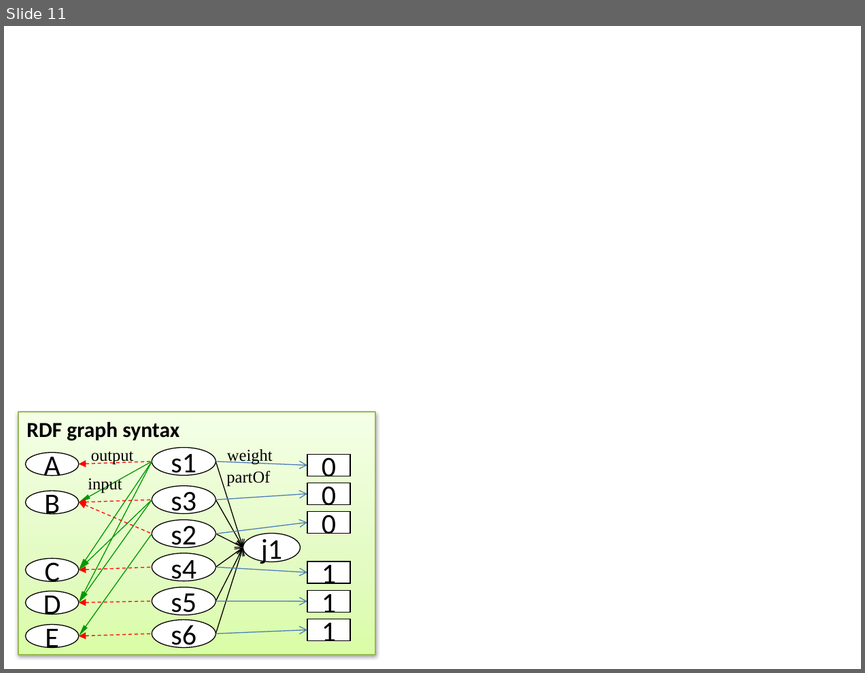
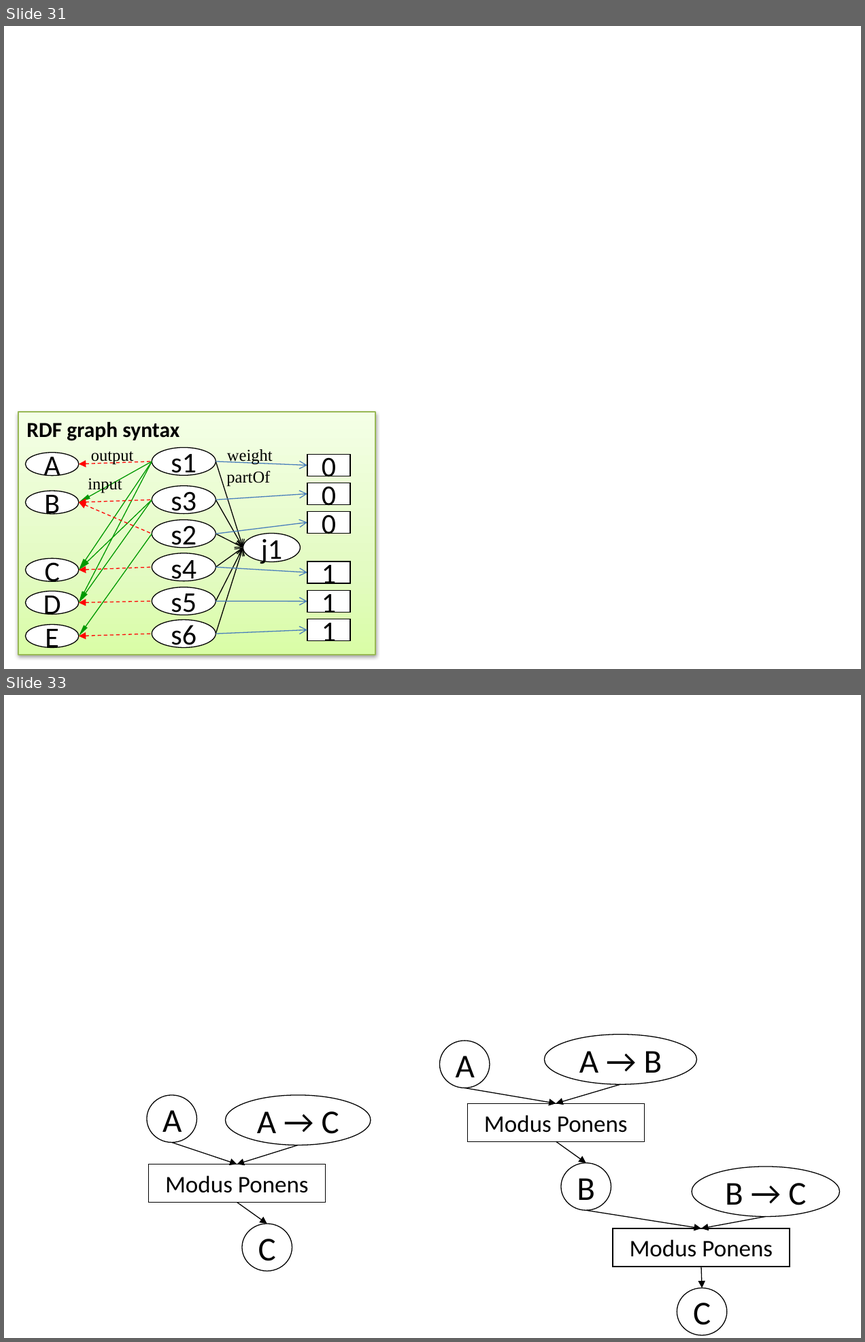
Before and after one commit to lidingpku/inference-web, a slide deck: trunk/iw3/doc/proof-combine.pptx. Shown one above the other, each under a label of ours: slide 11 before the commit, slides 31 and 33 after it; the slides between them are not shown. The pictures are 865x673 and 865x1342 pixels, drawn with LibreOffice and Linux fonts; fonts in the diff are those of the drawing. Boxes give left, top, right and bottom in pixels: in the first picture for what was removed or moved away, otherwise in the second. Text is boxed around its words. In the diff, an @@ line names an element or a change of style, - is before the commit and + after.

```diff
--- a/trunk/iw3/doc/proof-combine.pptx
+++ b/trunk/iw3/doc/proof-combine.pptx
@@ slide 33 added at [4,695,861,1338], background #FFFFFF @@
@@ ellipse added at [439,1040,489,1087], outline #000000 0.75 pt, 28 pt, text #000000 @@
+A
@@ ellipse added at [545,1034,697,1084], outline #000000 0.75 pt, 28 pt, text #000000 @@
+A → B
@@ ellipse added at [147,1095,197,1142], outline #000000 0.75 pt, 28 pt, text #000000 @@
+A
@@ ellipse added at [225,1095,370,1145], outline #000000 0.75 pt, 28 pt, text #000000 @@
+A → C
@@ arrow added from (465, 1087) to (555, 1103), #000000 0.75 pt @@
@@ arrow added from (620, 1084) to (555, 1103), #000000 0.75 pt @@
@@ rectangle added at [468,1103,644,1140], outline #000000 0.75 pt, 20 pt, text #000000 @@
+Modus Ponens
@@ arrow added from (172, 1142) to (237, 1164), #000000 0.75 pt @@
@@ arrow added from (555, 1141) to (586, 1163), #000000 0.75 pt @@
@@ rectangle added at [149,1164,325,1202], outline #000000 0.75 pt, 20 pt, text #000000 @@
+Modus Ponens
@@ arrow added from (298, 1145) to (237, 1164), #000000 0.75 pt @@
@@ ellipse added at [561,1163,611,1210], outline #000000 0.75 pt, 28 pt, text #000000 @@
+B
@@ ellipse added at [691,1166,839,1216], outline #000000 0.75 pt, 28 pt, text #000000 @@
+B → C
@@ arrow added from (237, 1202) to (267, 1223), #000000 0.75 pt @@
@@ ellipse added at [242,1223,292,1271], outline #000000 0.75 pt, 28 pt, text #000000 @@
+C
@@ arrow added from (586, 1210) to (702, 1228), #000000 0.75 pt @@
@@ arrow added from (766, 1216) to (702, 1228), #000000 0.75 pt @@
@@ rectangle added at [613,1228,789,1266], outline #000000 0.75 pt, 20 pt, text #000000 @@
+Modus Ponens
@@ arrow added from (702, 1266) to (702, 1288), #000000 0.75 pt @@
@@ ellipse added at [677,1288,726,1335], outline #000000 0.75 pt, 28 pt, text #000000 @@
+C
@@ what was slide 11 is now slide 31 @@
```
Also in this commit, not shown: 30 other slides added.
